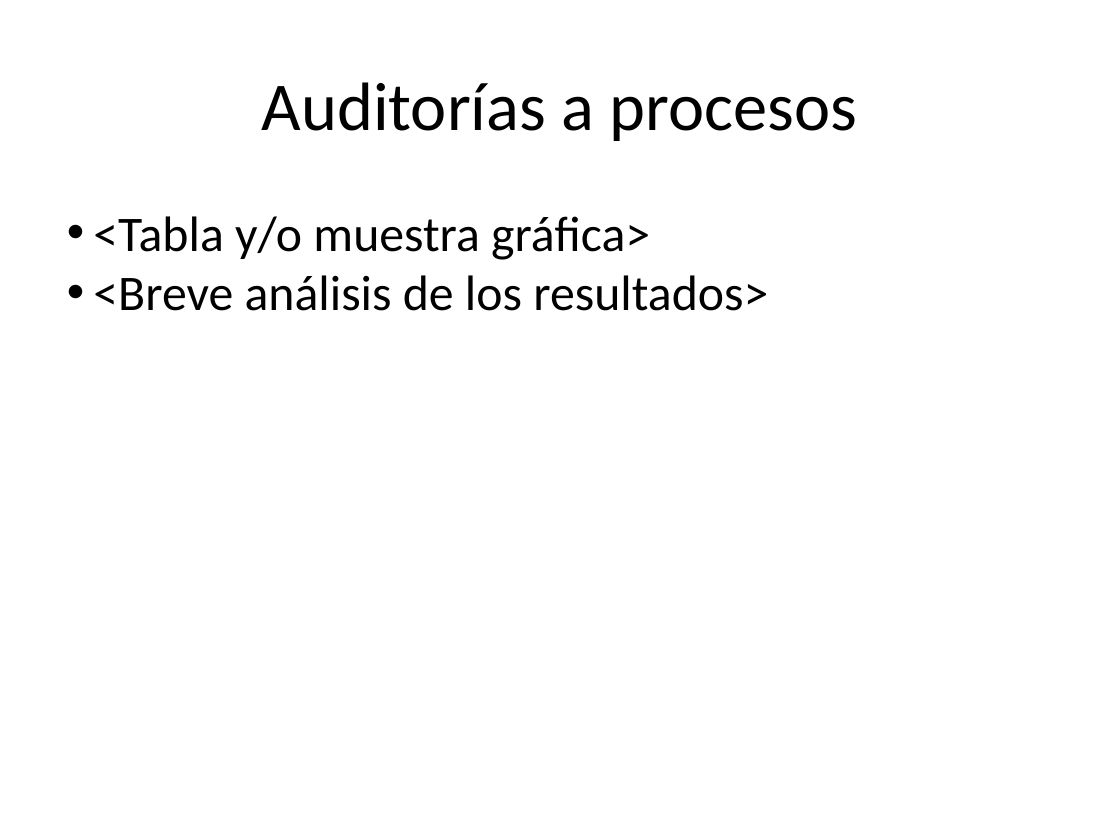
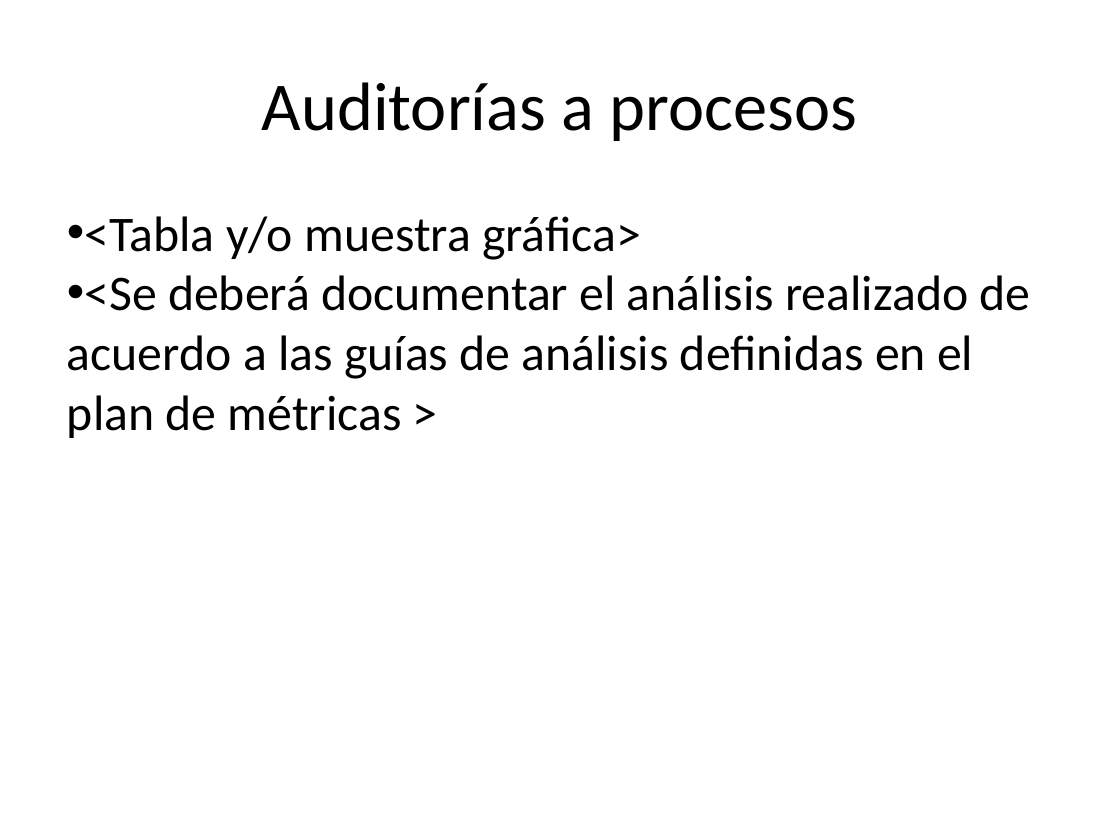
Before and after one commit to jovannyzepeda/escuela1, a slide deck: slide 9 of qualtcom/Organizacional/Medicion y Monitoreo/Reporte Monitoreo-AAMMDD.pptx (slide 11 before the commit). Drawn at 1120x840 pixels with LibreOffice and Linux fonts; fonts in the diff are those of the drawing; background and template pictures are left out. Boxes give left, top, right and bottom in pixels: in the first picture for what was removed or moved away, otherwise in the second. Text is boxed around its words. In the diff, an @@ line names an element or a change of style, - is before the commit and + after.

```diff
--- a/qualtcom/Organizacional/Medicion y Monitoreo/Reporte Monitoreo-AAMMDD.pptx
+++ b/qualtcom/Organizacional/Medicion y Monitoreo/Reporte Monitoreo-AAMMDD.pptx
@@ text at bbox=[67, 275, 1031, 438]: text changed @@
-• <Breve análisis de los resultados>
+• <Se deberá documentar el análisis realizado de acuerdo a las guías de análisis definidas en el plan de métricas >
```
Also in this commit, not shown: 7 other slides changed, 1 slide added, 2 slides removed, 23 other files.
